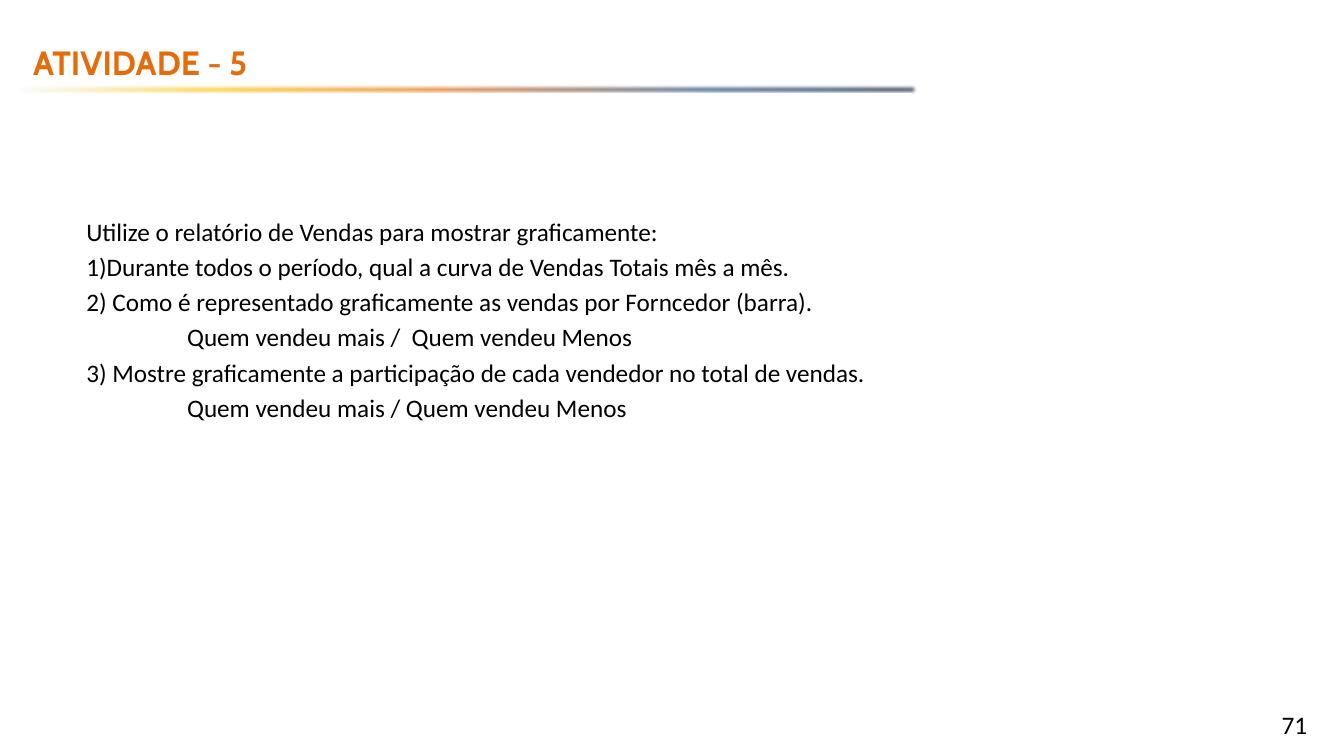
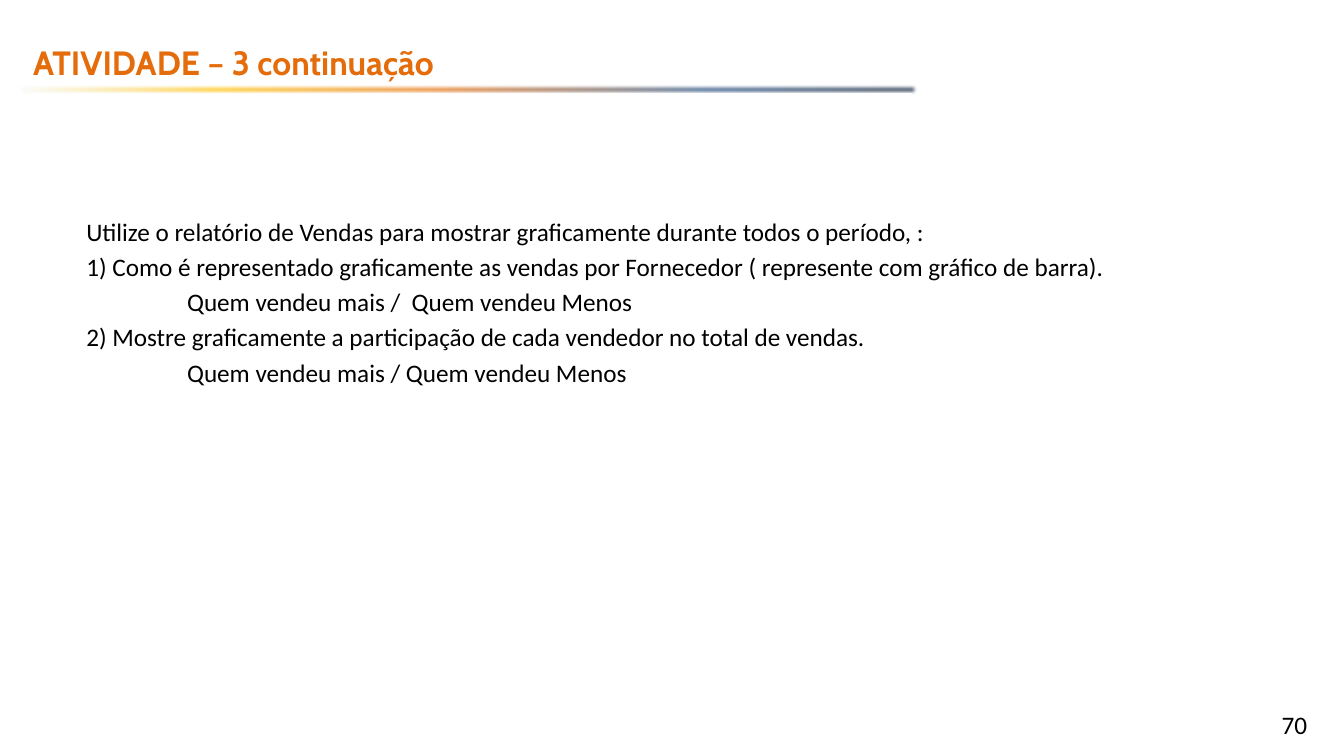
Before and after one commit to emerson-fenrir/Excel_Basico, a slide deck: slide 70 of Professor/Aula3.pptx (slide 71 before the commit). Drawn at 1344x756 pixels with LibreOffice and Linux fonts; fonts in the diff are those of the drawing; background and template pictures are left out. Boxes give left, top, right and bottom in pixels: in the first picture for what was removed or moved away, otherwise in the second. Text is boxed around its words. In the diff, an @@ line names an element or a change of style, - is before the commit and + after.

```diff
--- a/Professor/Aula3.pptx
+++ b/Professor/Aula3.pptx
@@ text at [33,51,433,82]: text changed @@
-ATIVIDADE - 5
+ATIVIDADE – 3 continuação
@@ text at [86,223,1103,281]: text changed @@
-Utilize o relatório de Vendas para mostrar graficamente:
-1)Durante todos o período, qual a curva de Vendas Totais mês a mês.
-2) Como é representado graficamente as vendas por Forncedor (barra).
+Utilize o relatório de Vendas para mostrar graficamente durante todos o período, :
+1) Como é representado graficamente as vendas por Fornecedor ( represente com gráfico de barra).
@@ text at [86,327,864,351]: text changed @@
-3) Mostre graficamente a participação de cada vendedor no total de vendas.
+2) Mostre graficamente a participação de cada vendedor no total de vendas.
@@ page number at [1282,717,1308,734]: text changed @@
-71
+70
```
Also in this commit, not shown: 6 other slides changed, 5 slides added, 8 other files.
